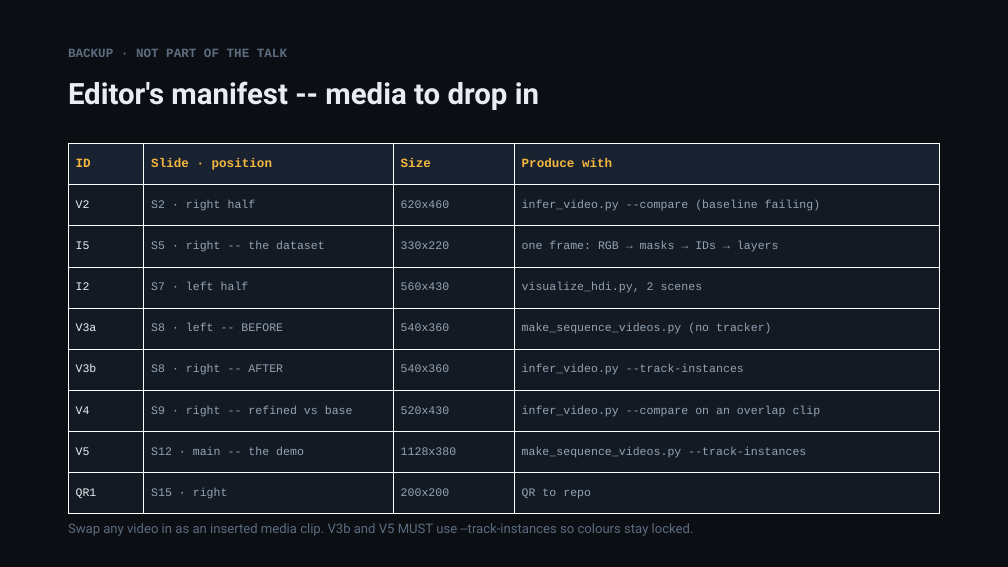
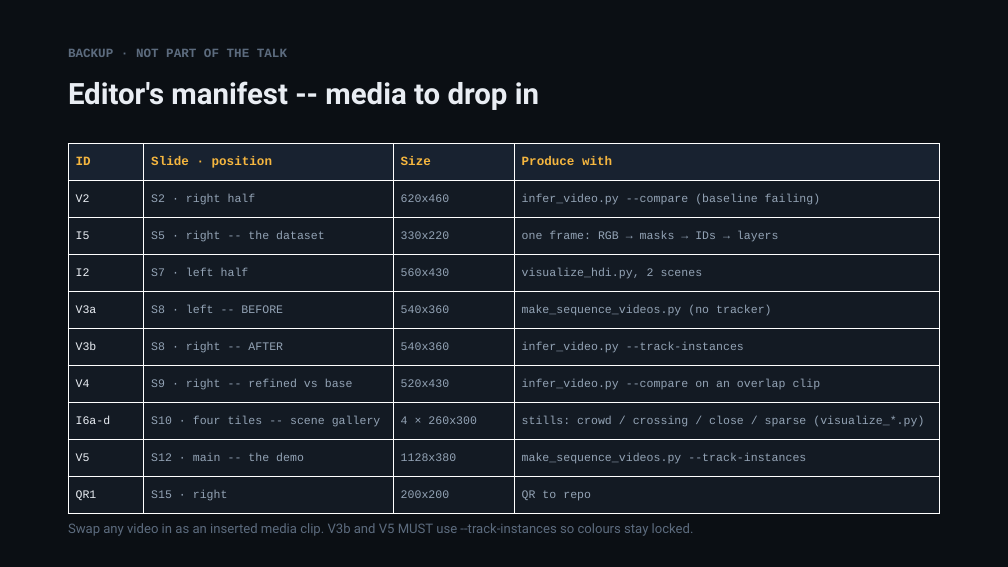
Before and after one commit to KSJanjua/ProCodes, a slide deck: slide 16 of docs/presentation/instancedepth-journey.pptx. Drawn at 1008x567 pixels with LibreOffice and Linux fonts; fonts in the diff are those of the drawing. Boxes give left, top, right and bottom in pixels: in the first picture for what was removed or moved away, otherwise in the second. Text is boxed around its words. In the diff, an @@ line names an element or a change of style, - is before the commit and + after.

```diff
--- a/docs/presentation/instancedepth-journey.pptx
+++ b/docs/presentation/instancedepth-journey.pptx
@@ table at <box>68,144,940,514</box> @@
+row 8: I6a-d | S10 · four tiles -- scene gallery | 4 × 260x300 | stills: crowd / crossing / close / sparse (visualize_*.py)
```
Also in this commit, not shown: 2 other slides changed, 1 slide added, 1 slide removed, 1 other file.
